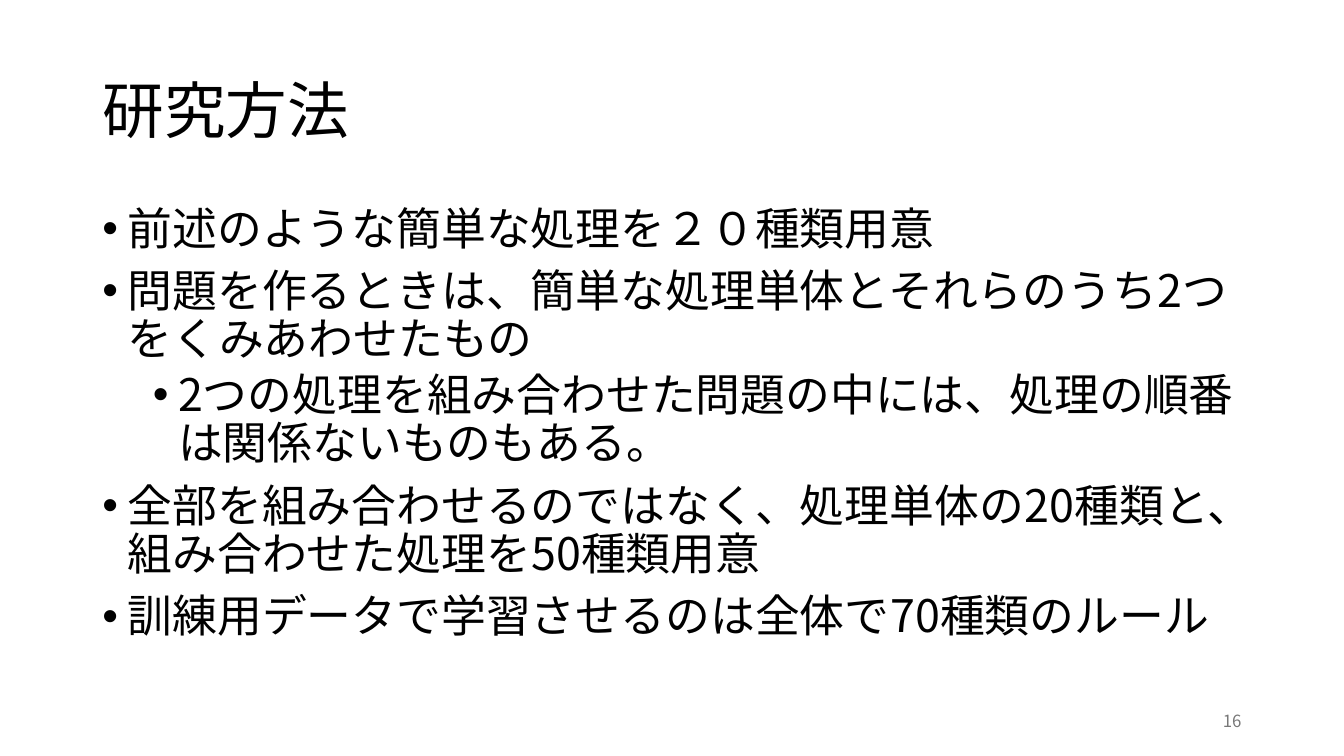
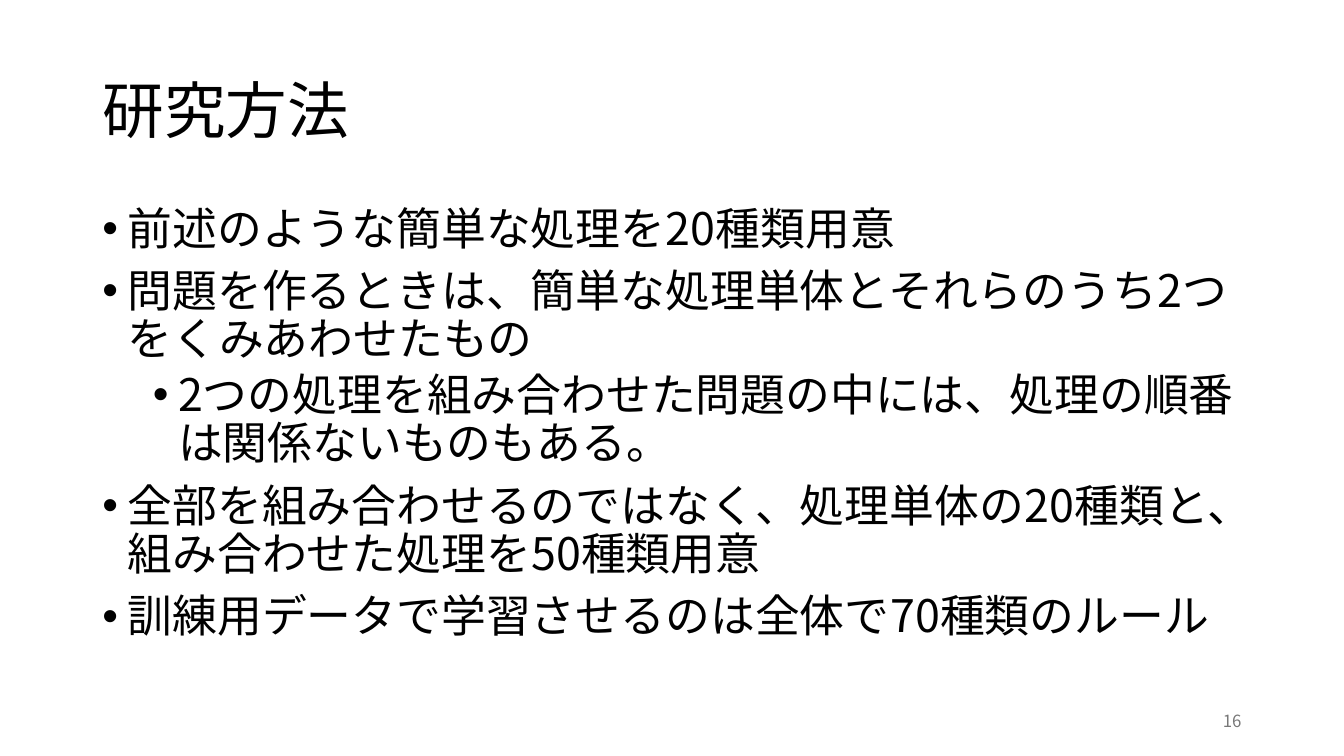
Before and after one commit to rollotea/array-task, a slide deck: slide 16 of 生成AIの追加学習による問題.pptx. Drawn at 1344x756 pixels with LibreOffice and Linux fonts; fonts in the diff are those of the drawing. Boxes give left, top, right and bottom in pixels: in the first picture for what was removed or moved away, otherwise in the second. Text is boxed around its words. In the diff, an @@ line names an element or a change of style, - is before the commit and + after.

```diff
--- a/生成AIの追加学習による問題.pptx
+++ b/生成AIの追加学習による問題.pptx
@@ text at box(128, 207, 895, 249): text changed @@
-• 前述のような簡単な処理を２０種類用意
+• 前述のような簡単な処理を20種類用意
```
Also in this commit, not shown: 12 other slides changed.
